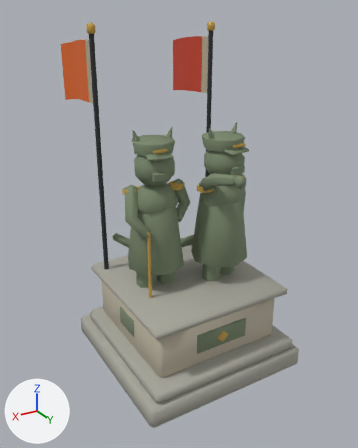
One commit to the glTF model assets/models/concrete_v1/concrete_statue.glb: the scene before it, then after it.
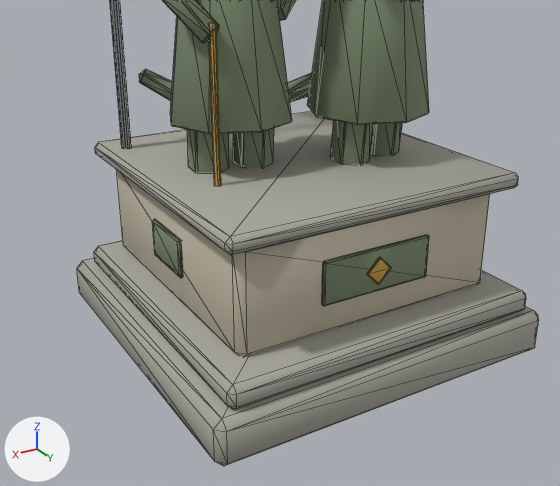
Each version is shown whole from a 50 mm lens placed at (1.27, 2.06, 1.83), pointed at (0.0, -0.07, 0.77), then close up from a 50 mm lens placed at (1.02, 1.63, 1.07), pointed at (0.1, 0.1, 0.3). Arrows for +X, +Y and +Z are at lower left; the lights stay in place. The older version's two pictures come first. The close-ups show mesh edges as thin lines. Vertices at exactly the same position are counted once.

In view in the first close-up: 'concrete_statue'.
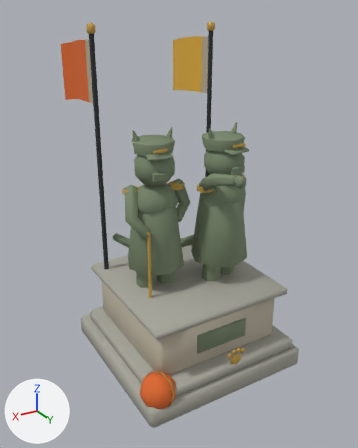
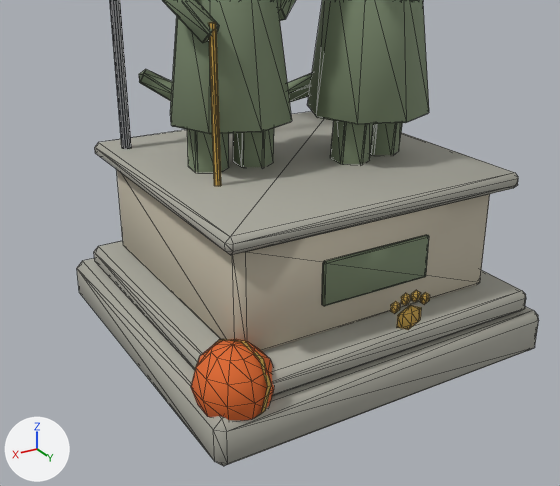
What differs and where, as boxes (x1, y1, x2, y2) in the close-ups (560 x 486 px):
part 1 of me_concrete_statue, added (brown): after (397, 305, 421, 330)
part 2 of me_concrete_statue, added: after (420, 292, 430, 305)
part 3 of me_concrete_statue, added: after (411, 290, 421, 302)
part 4 of me_concrete_statue, added: after (401, 293, 410, 305)
part 5 of me_concrete_statue, added: after (390, 301, 400, 314)
part 6 of me_concrete_statue, added (orange): after (191, 339, 274, 421)
part 7 of me_concrete_statue, added: after (211, 339, 271, 419)
part 8 of me_concrete_statue, deleted: before (367, 257, 391, 284)
part 9 of me_concrete_statue, deleted (green): before (152, 219, 183, 278)

The change, as a diff of the scene's bpy script:
```diff
--- a/assets/models/concrete_v1/concrete_statue.glb.py
+++ b/assets/models/concrete_v1/concrete_statue.glb.py
@@ me_concrete_statue @@
 # used by ob_concrete_statue; location = (0.0, 0.0, 0.0)
-me_concrete_statue.from_pydata(...)  # 1216 vertices, 2168 faces; spans x -0.47..0.47, y -0.76..0.47, z 0.0..1.78
+me_concrete_statue.from_pydata(...)  # 1290 vertices, 2284 faces; spans x -0.47..0.48, y -0.76..0.49, z 0.0..1.78
+# me_concrete_statue part 1: a new loose piece, a UV sphere (8 segments, 3 rings, poles along z) spanning x -0.034..0.034, y 0.477..0.49, z 0.211..0.273, in mat_v6_palette_fabric
+# me_concrete_statue part 2: a new loose piece, a UV sphere (6 segments, 3 rings, poles along z) spanning x -0.052..-0.031, y 0.478..0.489, z 0.263..0.294, in mat_v6_palette_fabric
+# me_concrete_statue part 3: a new loose piece, a UV sphere (6 segments, 3 rings, poles along z) spanning x -0.025..-0.004, y 0.478..0.489, z 0.275..0.306, in mat_v6_palette_fabric
+# me_concrete_statue part 4: a new loose piece, a UV sphere (6 segments, 3 rings, poles along z) spanning x 0.004..0.025, y 0.478..0.489, z 0.275..0.306, in mat_v6_palette_fabric
+# me_concrete_statue part 5: a new loose piece, a UV sphere (6 segments, 3 rings, poles along z) spanning x 0.031..0.052, y 0.478..0.489, z 0.263..0.294, in mat_v6_palette_fabric
+# me_concrete_statue part 6: a new loose piece, a UV sphere (10 segments, 6 rings, poles along z) spanning x 0.3..0.48, y 0.3..0.48, z 0.06..0.24, in mat_v6_palette_fabric
+# me_concrete_statue part 7: a new loose piece of 20 vertices spanning x 0.34..0.44, y 0.3..0.48, z 0.06..0.25, in mat_v6_palette_fabric
+# me_concrete_statue part 8: the loose piece of 24 vertices spanning x -0.03..0.03, y 0.37, z 0.28..0.34 is deleted
+# me_concrete_statue part 9: the loose piece of 24 vertices spanning x 0.36..0.37, y -0.08..0.08, z 0.26..0.36 is deleted
+# other edits to the shape of me_concrete_statue do not show in these pictures
 me_concrete_statue.materials.append(mat_v6_palette_fabric)
```
